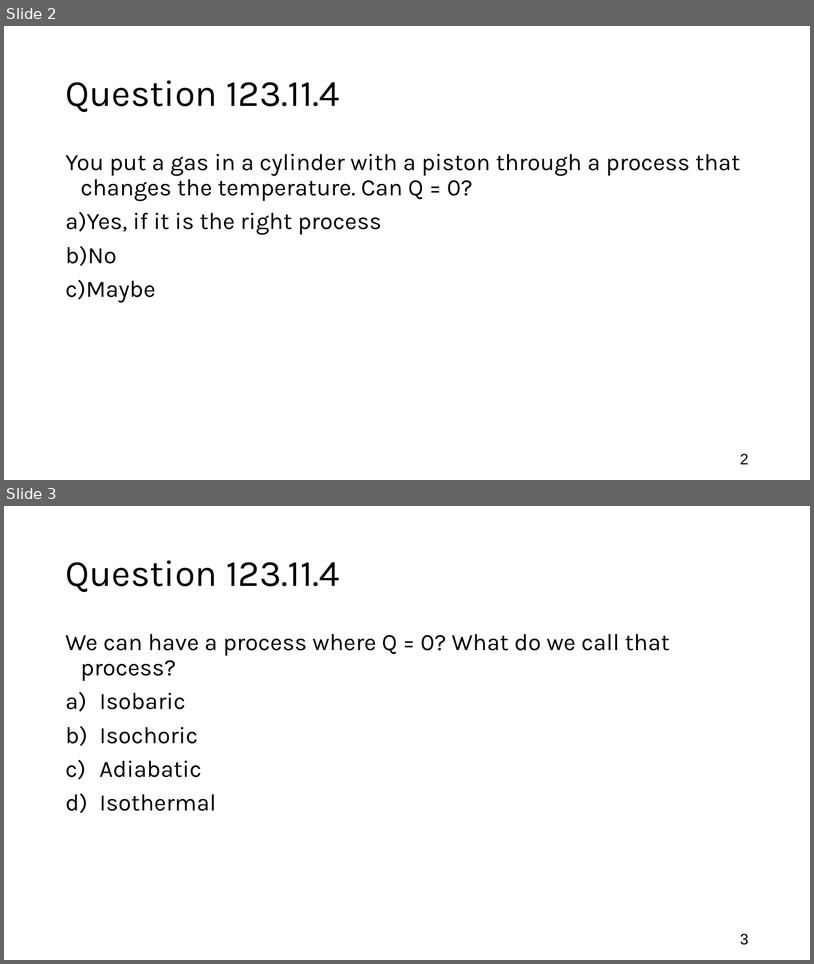
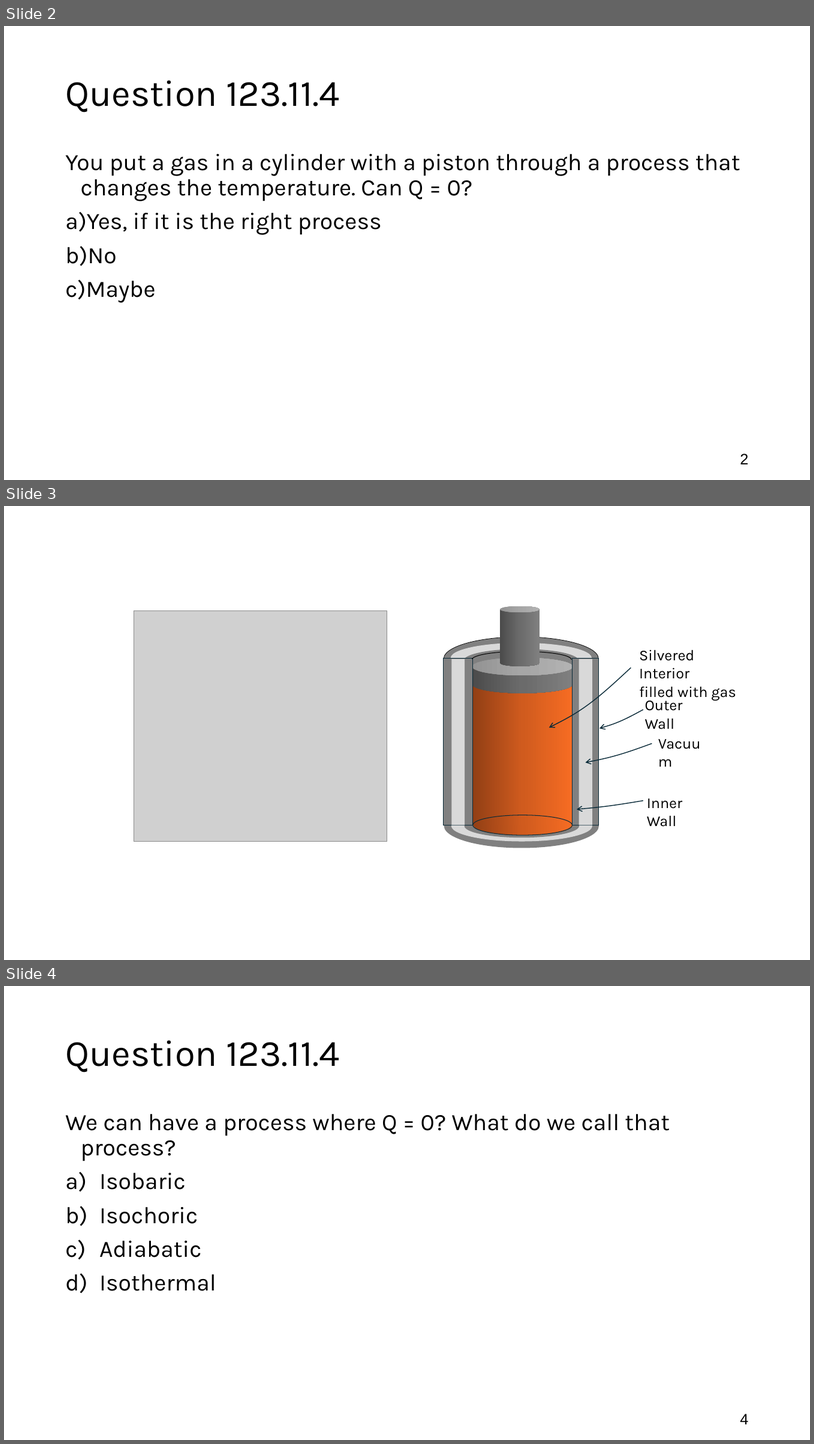
Before and after one commit to rtlines/Introductory-Physics-II, a slide deck: Lecture_Slides/PH 123 Lecture 36.pptx. Shown one above the other, each under a label of ours: slides 2 and 3 before the commit, slides 2, 3 and 4 after it. The pictures are 814x964 and 814x1444 pixels, drawn with LibreOffice and Linux fonts; fonts in the diff are those of the drawing; grey boxes stand for pictures. Boxes give left, top, right and bottom in pixels: in the first picture for what was removed or moved away, otherwise in the second. Text is boxed around its words. In the diff, an @@ line names an element or a change of style, - is before the commit and + after.

```diff
--- a/Lecture_Slides/PH 123 Lecture 36.pptx
+++ b/Lecture_Slides/PH 123 Lecture 36.pptx
@@ slide 3 added at (x1=4, y1=506, x2=810, y2=960), background #FFFFFF @@
@@ picture added at (x1=134, y1=611, x2=387, y2=842) @@
@@ cylinder added at (x1=500, y1=606, x2=539, y2=666), fill gradient #4C4C4C to #6B6B6B to #808080 @@
@@ ellipse added at (x1=444, y1=637, x2=599, y2=681), fill #808080, outline #000000 0.5 pt @@
@@ ellipse added at (x1=451, y1=643, x2=592, y2=673), fill #D9D9D9 @@
@@ ellipse added at (x1=464, y1=649, x2=579, y2=672), fill #808080 @@
@@ text added at (x1=639, y1=649, x2=736, y2=700), 18 pt, text #000000 @@
+Silvered Interior
+filled with gas
@@ rectangle added at (x1=444, y1=658, x2=599, y2=825), fill #808080 @@
@@ rectangle added at (x1=444, y1=658, x2=473, y2=825), fill #808080, outline #092A39 0.5 pt @@
@@ rectangle added at (x1=452, y1=659, x2=465, y2=825), fill #D9D9D9 @@
@@ cylinder added at (x1=472, y1=658, x2=573, y2=694), fill gradient #4C4C4C to #6B6B6B to #808080 @@
@@ arc (boxed as its full ellipse) added at (x1=472, y1=651, x2=572, y2=667), outline #000000 0.75 pt @@
@@ rectangle added at (x1=473, y1=658, x2=573, y2=825), fill gradient #924015 to #D05C1F to #F76D24 @@
@@ freeform shape added at (x1=549, y1=667, x2=632, y2=727), outline #092A39 1 pt @@
@@ rectangle added at (x1=573, y1=658, x2=599, y2=825), fill #808080, outline #092A39 0.5 pt @@
@@ rectangle added at (x1=579, y1=659, x2=593, y2=825), fill #D9D9D9 @@
@@ text added at (x1=645, y1=697, x2=683, y2=729), 18 pt, text #000000 @@
+Outer Wall
@@ freeform shape added at (x1=600, y1=709, x2=644, y2=728), outline #092A39 1 pt @@
@@ text added at (x1=653, y1=731, x2=719, y2=755), 18 pt, text #000000 @@
+Vacuum
@@ freeform shape added at (x1=586, y1=743, x2=653, y2=762), outline #092A39 1 pt @@
@@ ellipse added at (x1=444, y1=804, x2=599, y2=848), fill #808080 @@
@@ ellipse added at (x1=452, y1=810, x2=593, y2=841), fill #D9D9D9 @@
@@ freeform shape added at (x1=577, y1=801, x2=644, y2=809), outline #092A39 1 pt @@
@@ text added at (x1=647, y1=798, x2=683, y2=826), 18 pt, text #000000 @@
+Inner Wall
@@ ellipse added at (x1=465, y1=814, x2=580, y2=838), fill #808080 @@
@@ ellipse added at (x1=473, y1=815, x2=573, y2=835), outline #092A39 0.75 pt @@
@@ ellipse added at (x1=473, y1=814, x2=573, y2=835), fill gradient #924015 to #D05C1F to #F76D24 @@
@@ what was slide 3 is now slide 4 @@
@@ page number at (x1=740, y1=1413, x2=749, y2=1424): text changed @@
-3
+4
```
Also in this commit, not shown: 9 other files.
